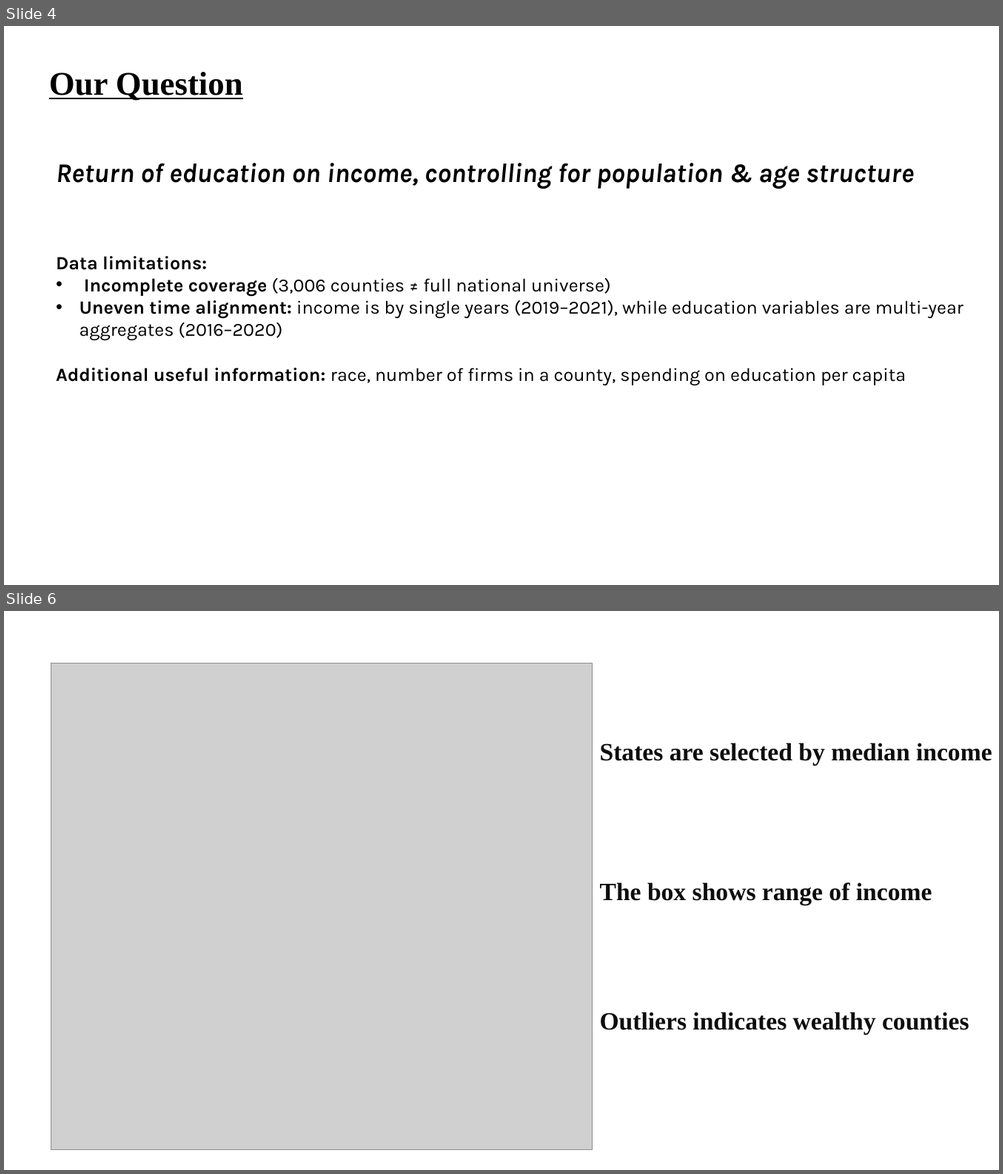
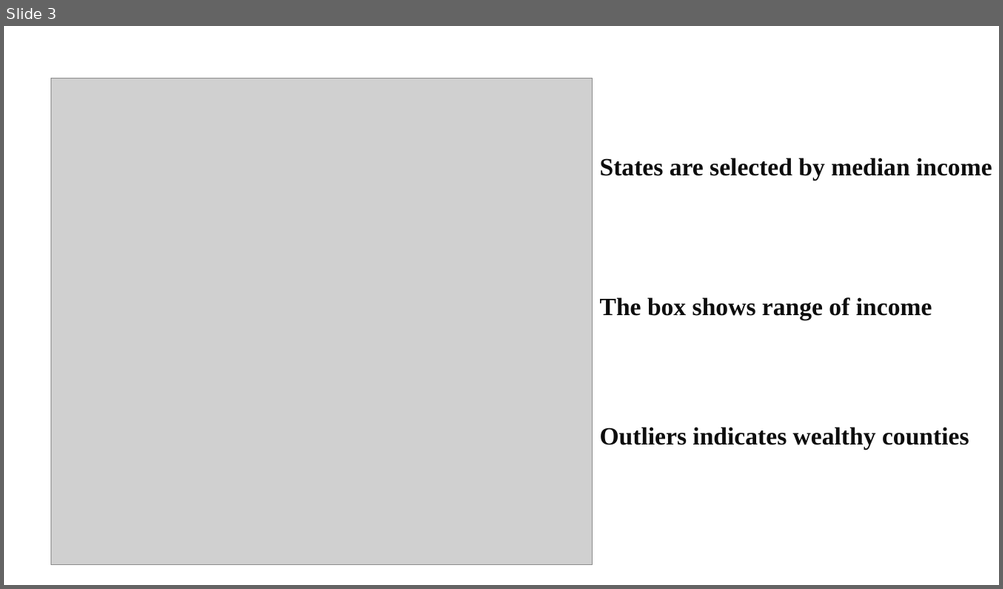
Before and after one commit to constantine-zhang96/DataScience-Project-1, a slide deck: IntroDataPresentation.pptx. Shown one above the other, each under a label of ours: slides 4 and 6 before the commit, slide 3 after it; the slides between them are not shown. The pictures are 1003x1174 and 1003x589 pixels, drawn with LibreOffice and Linux fonts; fonts in the diff are those of the drawing; grey boxes stand for pictures. Boxes give left, top, right and bottom in pixels: in the first picture for what was removed or moved away, otherwise in the second. Text is boxed around its words. In the diff, an @@ line names an element or a change of style, - is before the commit and + after.

```diff
--- a/IntroDataPresentation.pptx
+++ b/IntroDataPresentation.pptx
@@ slide 4 removed at box(4, 26, 999, 585), background #FFFFFF @@
@@ text removed at box(49, 72, 243, 101) @@
-Our Question
@@ text removed at box(56, 163, 913, 189) @@
-Return of education on income, controlling for population & age structure
@@ text removed at box(56, 256, 963, 386) @@
-Data limitations:
-• Incomplete coverage (3,006 counties ≠ full national universe)
-• Uneven time alignment: income is by single years (2019–2021), while education variables are multi-year aggregates (2016–2020)
-Additional useful information: race, number of firms in a county, spending on education per capita
@@ what was slide 6 is now slide 3 @@
```
Also in this commit, not shown: 1 slide changed, 20 other slides removed.
